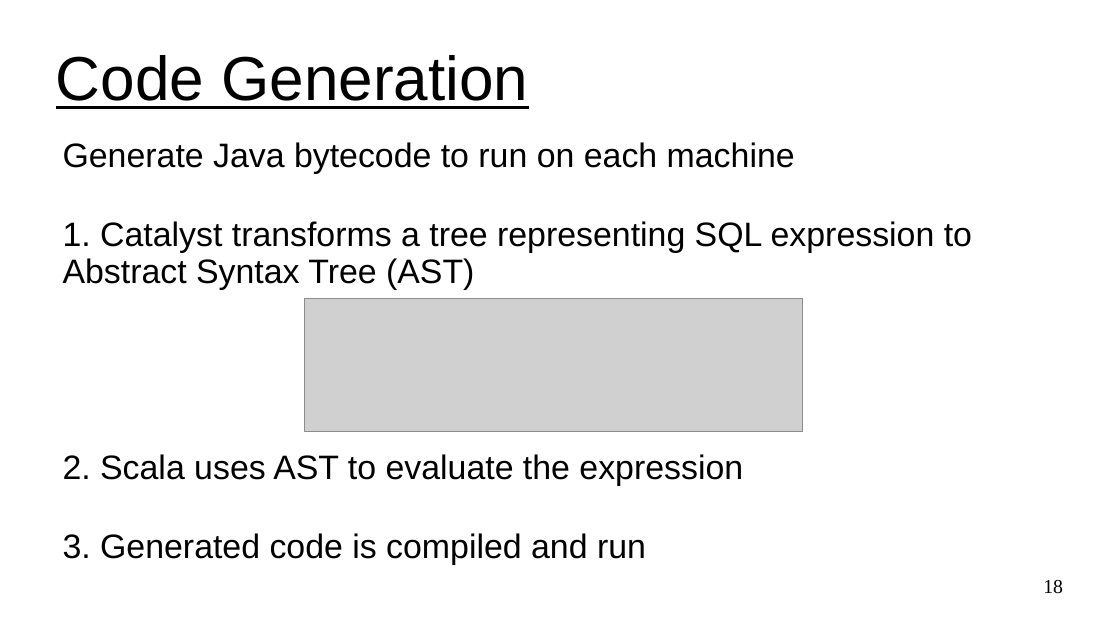
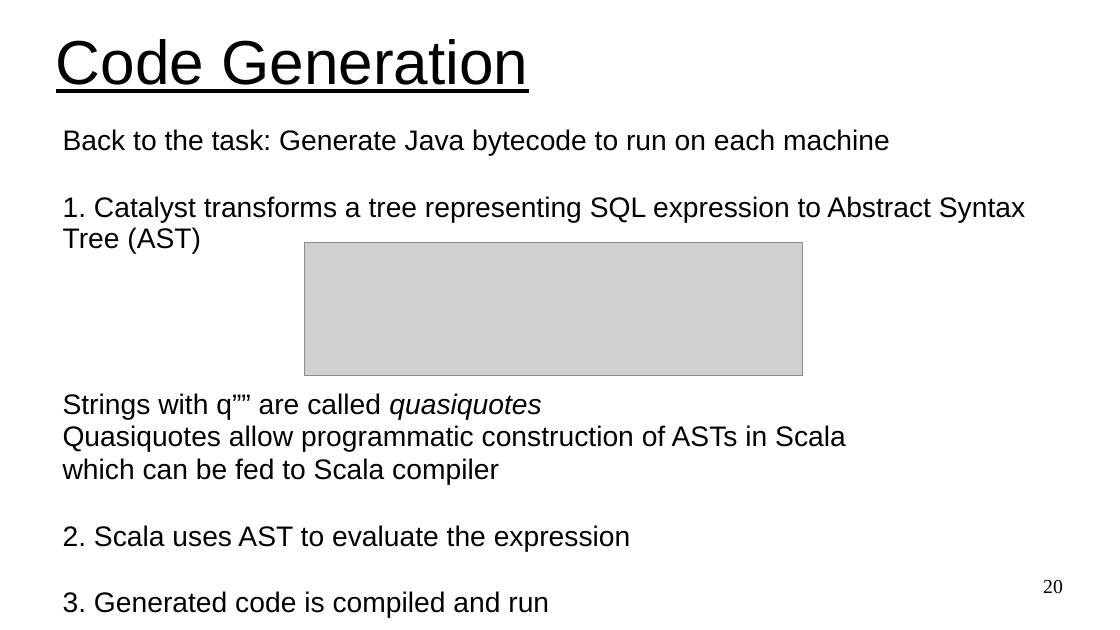
Before and after one commit to UVADS/distributed_computing, a slide deck: slide 20 of 03_dataframes_and_spark_sql/content_catalyst_optimizer/calalyst_optimizer_for_spark_sql.ppt (slide 18 before the commit). Drawn at 1120x630 pixels with LibreOffice and Linux fonts; fonts in the diff are those of the drawing; grey boxes stand for pictures. Boxes give left, top, right and bottom in pixels: in the first picture for what was removed or moved away, otherwise in the second. Text is boxed around its words. In the diff, an @@ line names an element or a change of style, - is before the commit and + after.

Commit message:
added to code generation

```diff
--- a/03_dataframes_and_spark_sql/content_catalyst_optimizer/calalyst_optimizer_for_spark_sql.ppt
+++ b/03_dataframes_and_spark_sql/content_catalyst_optimizer/calalyst_optimizer_for_spark_sql.ppt
@@ title "Code Generation": place and size @@
-title "Code Generation" at [56, 55, 528, 109]
+title "Code Generation" at [56, 39, 528, 93]
@@ text "Back to the task: Generate ...": place and size @@
-text "Back to the task: Generate ..." at [63, 142, 972, 565]
+text "Back to the task: Generate ..." at [63, 129, 1025, 618]
@@ text at [63, 129, 890, 156]: text changed; size 24 to 20 pt @@
-Generate Java bytecode to run on each machine
+Back to the task: Generate Java bytecode to run on each machine
@@ text at [63, 196, 1025, 618]: size 24 to 20 pt in "1. Catalyst transforms a tree representing SQL ...", "2. Scala uses AST to evaluate the ...", "3. Generated code is compiled and run" @@
@@ picture: place and size @@
-picture at [305, 299, 803, 432]
+picture at [305, 243, 803, 376]
@@ text at [63, 393, 846, 485]: paragraphs added @@
+Strings with q”” are called quasiquotes
+Quasiquotes allow programmatic construction of ASTs in Scala
+which can be fed to Scala compiler
@@ page number at [1043, 580, 1063, 594]: text changed @@
-18
+20
```
Also in this commit, not shown: 3 other slides changed, 2 slides added.
